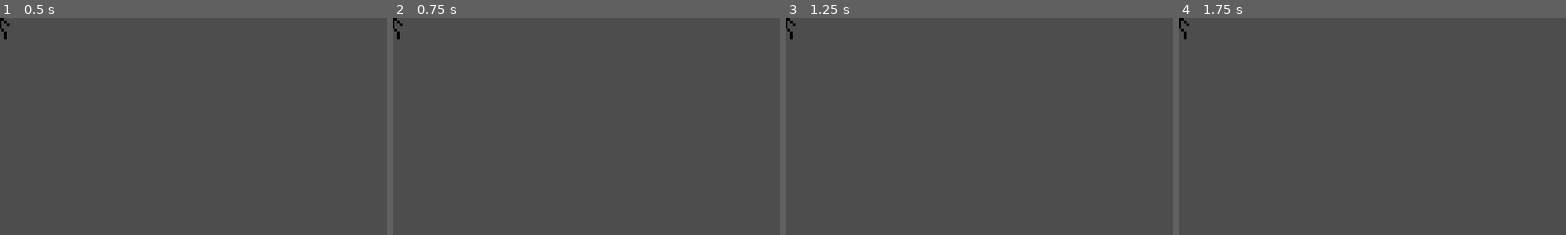
Above: before the commit, frames 1-4 (left to right).
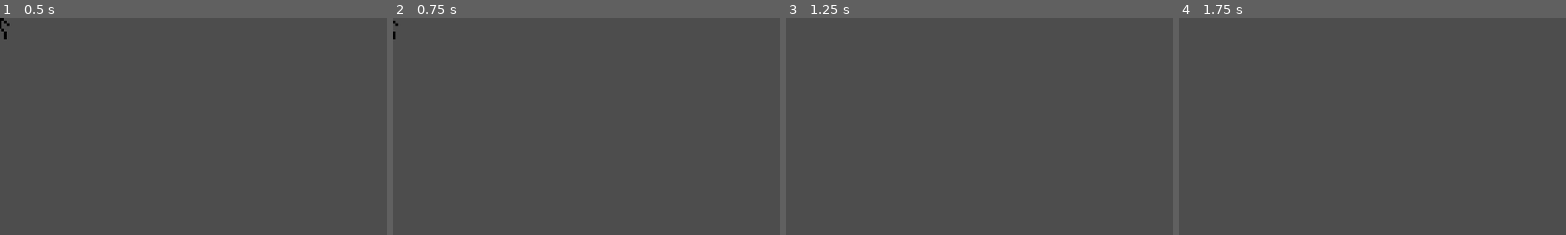
Above: after the commit, the same moments.

Repository: raviv-david/Your-mom
Game: Godot game, scene res://scenes/stick figure.tscn
Same seed, same stepped clock (60 frames per second), same inputs: the game is played once before the commit and once after it.
Inputs:
- Up to frame 1 (0.5 s): no input
- Up to frame 2 (0.75 s): tap Enter at 0.5 s; hold A (aKeyPress, bound only after the commit) from 0.53 s (still down)
- Up to frame 3 (1.25 s): keep holding A (aKeyPress, bound only after the commit); tap D (dKeyPress) at 0.8 s
- Up to frame 4 (1.75 s): tap Space at 1.25 s; release A (aKeyPress, bound only after the commit) at 1.28 s; tap D (dKeyPress) at 1.35 s; tap A (aKeyPress, bound only after the commit) at 1.55 s
The pictures show only the part of the screen within x 0-50%, y 0-50%; the shares and areas given below are measured in that part.

Frame 1 is identical in both runs. In frame 2, 0.1% of the frame differs, in the area x 0-3%, y 0-10%; in frame 3, less than 0.1%; in frame 4, less than 0.1%.

Commit message:
test map, player movement

Diff:
--- a/moses/project.godot
+++ b/moses/project.godot
@@ -24,5 +24,6 @@
 }
 aKeyPress={
 "deadzone": 0.5,
-"events": []
+"events": [Object(InputEventKey,"resource_local_to_scene":false,"resource_name":"","device":-1,"window_id":0,"alt_pressed":false,"shift_pressed":false,"ctrl_pressed":false,"meta_pressed":false,"pressed":false,"keycode":0,"physical_keycode":65,"key_label":0,"unicode":97,"echo":false,"script":null)
+]
 }
--- a/moses/scenes/black block.tscn
+++ b/moses/scenes/black block.tscn
@@ -7,12 +7,12 @@
 
 [node name="Node2D" type="Node2D"]
 
-[node name="Area2D" type="Area2D" parent="."]
+[node name="StaticBody2D" type="StaticBody2D" parent="."]
 
-[node name="CollisionShape2D" type="CollisionShape2D" parent="Area2D"]
-position = Vector2(0, 1.90735e-06)
+[node name="CollisionShape2D" type="CollisionShape2D" parent="StaticBody2D"]
 shape = SubResource("RectangleShape2D_df06d")
 
-[node name="Sprite2D" type="Sprite2D" parent="Area2D"]
+[node name="Sprite2D" type="Sprite2D" parent="StaticBody2D"]
+position = Vector2(3.05176e-05, -1.90735e-06)
 scale = Vector2(0.1, 0.1)
 texture = ExtResource("1_3oj7w")
--- a/moses/scenes/stick figure.tscn
+++ b/moses/scenes/stick figure.tscn
@@ -8,14 +8,16 @@
 height = 64.0
 
 [node name="Node2D" type="Node2D"]
+
+[node name="RigidBody2D" type="RigidBody2D" parent="."]
+gravity_scale = 0.0
+lock_rotation = true
 script = ExtResource("1_gkeca")
 
-[node name="CharacterBody2D" type="CharacterBody2D" parent="."]
-
-[node name="CollisionShape2D" type="CollisionShape2D" parent="CharacterBody2D"]
+[node name="CollisionShape2D" type="CollisionShape2D" parent="RigidBody2D"]
 shape = SubResource("CapsuleShape2D_ldgo5")
 
-[node name="Sprite2D" type="Sprite2D" parent="CharacterBody2D"]
+[node name="Sprite2D" type="Sprite2D" parent="RigidBody2D"]
 position = Vector2(2, 0)
 scale = Vector2(0.2, 0.2)
 texture = ExtResource("1_2qv4x")
--- /dev/null
+++ b/moses/scenes/testMap.tscn
@@ -0,0 +1,75 @@
+[gd_scene load_steps=3 format=3 uid="uid://ctur5gofvbn1y"]
+
+[ext_resource type="PackedScene" uid="uid://c7y6hcyk8waoh" path="res://scenes/black block.tscn" id="1_ifiq5"]
+[ext_resource type="PackedScene" uid="uid://d4b6ut2biykln" path="res://scenes/stick figure.tscn" id="2_vka8b"]
+
+[node name="Node2D" type="Node2D"]
+
+[node name="Node2D" parent="." instance=ExtResource("1_ifiq5")]
+position = Vector2(32, 608)
+
+[node name="Node2D2" parent="." instance=ExtResource("1_ifiq5")]
+position = Vector2(96, 608)
+
+[node name="Node2D3" parent="." instance=ExtResource("1_ifiq5")]
+position = Vector2(160, 608)
+
+[node name="Node2D4" parent="." instance=ExtResource("1_ifiq5")]
+position = Vector2(224, 608)
+
+[node name="Node2D5" parent="." instance=ExtResource("1_ifiq5")]
+position = Vector2(288, 608)
+
+[node name="Node2D6" parent="." instance=ExtResource("1_ifiq5")]
+position = Vector2(352, 608)
+
+[node name="Node2D7" parent="." instance=ExtResource("1_ifiq5")]
+position = Vector2(416, 608)
+
+[node name="Node2D8" parent="." instance=ExtResource("1_ifiq5")]
+position = Vector2(480, 608)
+
+[node name="Node2D9" parent="." instance=ExtResource("1_ifiq5")]
+position = Vector2(544, 608)
+
+[node name="Node2D10" parent="." instance=ExtResource("1_ifiq5")]
+position = Vector2(608, 608)
+
+[node name="Node2D11" parent="." instance=ExtResource("1_ifiq5")]
+position = Vector2(672, 608)
+
+[node name="Node2D12" parent="." instance=ExtResource("1_ifiq5")]
+position = Vector2(736, 608)
+
+[node name="Node2D13" parent="." instance=ExtResource("1_ifiq5")]
+position = Vector2(800, 608)
+
+[node name="Node2D14" parent="." instance=ExtResource("1_ifiq5")]
+position = Vector2(864, 608)
+
+[node name="Node2D15" parent="." instance=ExtResource("1_ifiq5")]
+position = Vector2(928, 608)
+
+[node name="Node2D16" parent="." instance=ExtResource("1_ifiq5")]
+position = Vector2(992, 608)
+
+[node name="Node2D17" parent="." instance=ExtResource("1_ifiq5")]
+position = Vector2(1056, 608)
+
+[node name="Node2D18" parent="." instance=ExtResource("1_ifiq5")]
+position = Vector2(1120, 608)
+
+[node name="Node2D19" parent="." instance=ExtResource("1_ifiq5")]
+position = Vector2(1120, 544)
+
+[node name="Node2D20" parent="." instance=ExtResource("1_ifiq5")]
+position = Vector2(1120, 480)
+
+[node name="Node2D21" parent="." instance=ExtResource("1_ifiq5")]
+position = Vector2(32, 544)
+
+[node name="Node2D22" parent="." instance=ExtResource("1_ifiq5")]
+position = Vector2(32, 480)
+
+[node name="Node2D23" parent="." instance=ExtResource("2_vka8b")]
+position = Vector2(544, 480)
--- a/moses/scripts/playerMovement.gd
+++ b/moses/scripts/playerMovement.gd
@@ -1,18 +1,49 @@
-extends Node2D
+extends RigidBody2D
+
+var MAX_VELOCITY = 3
 
 var speed = 5
 var velocity = 0
 
-# Called when the node enters the scene tree for the first time.
 func _ready():
 	pass # Replace with function body.
 
+func _process(delta):
+	# processes player movement input
+	var keyPressed = processKeyPress(delta)
 
-# Called every frame. 'delta' is the elapsed time since the previous frame.
-func _process(delta):
-	# check for input
+	# slows the player down if hes not trying to move
+	if (!keyPressed[0]):
+		slowDown()
+	print("v = ", velocity)
+	position.x += velocity
+	# causes the player to slow down quicker if he's pressing the button opposite to the current movement
+	if (keyPressed[0]):
+		if (keyPressed[1] == 'd' && velocity < -0.1):
+			slowDown()
+		print("v = ", velocity)
+		if (keyPressed[1] == 'a' && velocity > 0.1):
+			slowDown()
+
+func processKeyPress(delta):
+	var oldVelocity = velocity
+	var key = ''
 	if Input.is_action_pressed("dKeyPress"):
-		position.x += speed * delta
+		scale.x = 1
+		key = 'd'
+		if velocity < MAX_VELOCITY:
+			velocity += speed * delta
+			print("key = d")
 	if Input.is_action_pressed("aKeyPress"):
-		position.x -= speed * delta
-	pass
+		scale.x = -1
+		key = 'a'
+		if velocity > MAX_VELOCITY * -1:
+			velocity -= speed * delta
+			print("key = a")
+	return [oldVelocity != velocity, key]
+
+func slowDown():
+	velocity /= 1.065
+	if (-0.2 < velocity && velocity < 0.2):
+		velocity = 0
+	print("slowDown")
